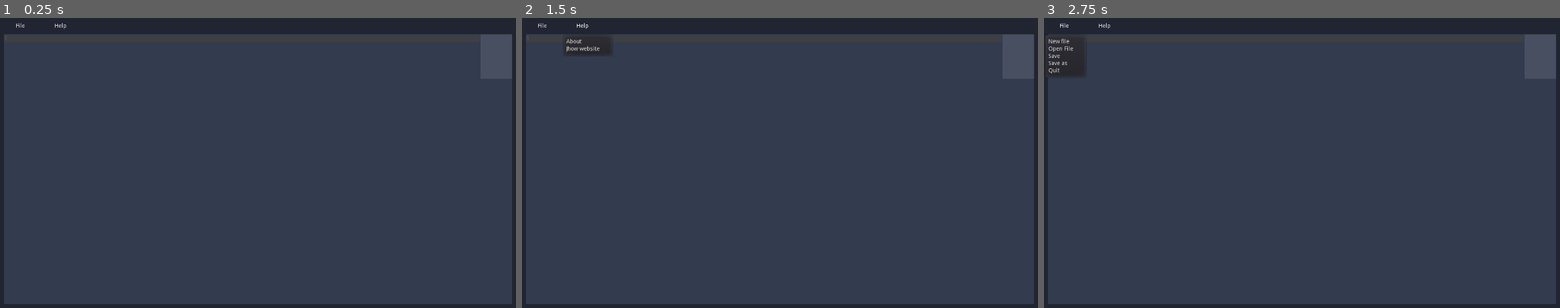
Above: before the commit, frames 1-3 (left to right).
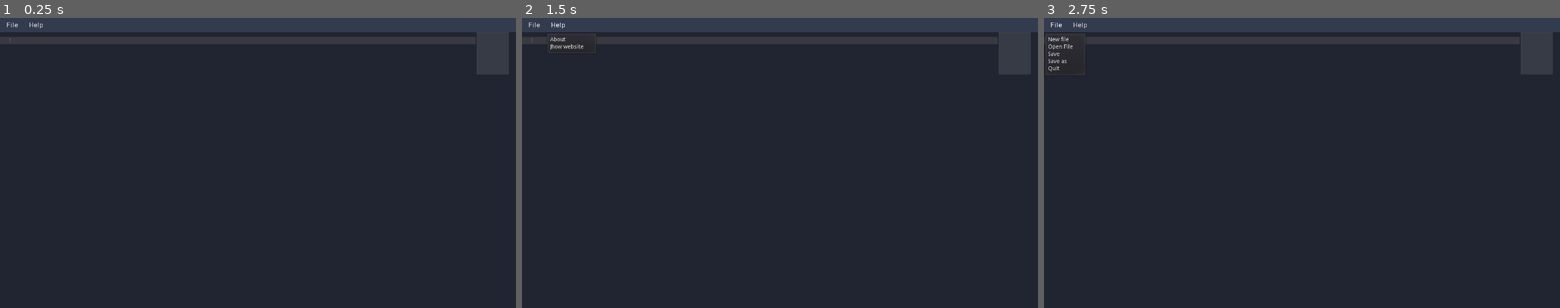
Above: after the commit, the same moments.

Repository: jonathan-santos/godot-text-editor
Game: Godot game, scene res://scenes/main.tscn
Same seed, same stepped clock (60 frames per second), same inputs: the game is played once before the commit and once after it.
Inputs:
- Up to frame 1 (0.25 s): no input
- Up to frame 2 (1.5 s): click "File" at 0.5 s; click "Help" at 1.25 s
- Up to frame 3 (2.75 s): click "File" at 2 s

The runs differ from the first frame. In frame 1, 94% of the frame differs, in the area x 0-100%, y 0-99%; in frame 2, 94%; in frame 3, 93%.

Commit message:
Created folders theme with the default fonts and theme of the application and fonts with the roboto_regular and roboto_bold inside

Diff:
--- a/project.godot
+++ b/project.godot
@@ -23,7 +23,6 @@
 window/size/width=1280
 window/size/height=720
 window/dpi/allow_hidpi=true
-window/stretch/mode="viewport"
 window/stretch/aspect="expand"
 
 [rendering]
--- a/scenes/main.tscn
+++ b/scenes/main.tscn
@@ -1,32 +1,70 @@
-[gd_scene load_steps=2 format=2]
+[gd_scene load_steps=3 format=2]
 
 [ext_resource path="res://scripts/app.gd" type="Script" id=1]
+[ext_resource path="res://theme/default_theme.tres" type="Theme" id=2]
 
 [node name="Main" type="Control"]
 anchor_right = 1.0
 anchor_bottom = 1.0
+theme = ExtResource( 2 )
 script = ExtResource( 1 )
 __meta__ = {
 "_edit_use_anchors_": false
 }
 
-[node name="ColorRect" type="ColorRect" parent="."]
+[node name="Background" type="ColorRect" parent="."]
 anchor_right = 1.0
 anchor_bottom = 1.0
-color = Color( 0.12549, 0.145098, 0.192157, 1 )
+color = Color( 0.2, 0.231373, 0.309804, 1 )
 __meta__ = {
 "_edit_use_anchors_": false
 }
 
-[node name="TextEdit" type="TextEdit" parent="."]
+[node name="Content" type="VBoxContainer" parent="."]
 anchor_right = 1.0
 anchor_bottom = 1.0
-margin_left = 10.0
-margin_top = 40.0
-margin_right = -10.0
-margin_bottom = -10.0
-custom_colors/font_color = Color( 0.556863, 0.564706, 0.584314, 1 )
-custom_colors/background_color = Color( 0.2, 0.231373, 0.309804, 1 )
+custom_constants/separation = 0
+__meta__ = {
+"_edit_use_anchors_": false
+}
+
+[node name="MenuItems" type="HBoxContainer" parent="Content"]
+margin_right = 1280.0
+margin_bottom = 35.0
+grow_horizontal = 2
+grow_vertical = 2
+rect_min_size = Vector2( 0, 35 )
+custom_constants/separation = 0
+
+[node name="File" type="MenuButton" parent="Content/MenuItems"]
+margin_right = 60.0
+margin_bottom = 35.0
+rect_min_size = Vector2( 60, 0 )
+theme = ExtResource( 2 )
+text = "File"
+items = [ "New file", null, 0, false, false, 0, 0, null, "", false, "Open File", null, 0, false, false, 1, 0, null, "", false, "Save", null, 0, false, false, 2, 0, null, "", false, "Save as", null, 0, false, false, 3, 0, null, "", false, "Quit", null, 0, false, false, 4, 0, null, "", false ]
+switch_on_hover = true
+__meta__ = {
+"_edit_use_anchors_": false
+}
+
+[node name="Help" type="MenuButton" parent="Content/MenuItems"]
+margin_left = 60.0
+margin_right = 120.0
+margin_bottom = 35.0
+rect_min_size = Vector2( 60, 0 )
+text = "Help"
+items = [ "About", null, 0, false, false, 0, 0, null, "", false, "Jhow website", null, 0, false, false, 1, 0, null, "", false ]
+switch_on_hover = true
+__meta__ = {
+"_edit_use_anchors_": false
+}
+
+[node name="TextEdit" type="TextEdit" parent="Content"]
+margin_top = 35.0
+margin_right = 1280.0
+margin_bottom = 720.0
+size_flags_vertical = 3
 highlight_current_line = true
 syntax_highlighting = true
 show_line_numbers = true
@@ -56,29 +94,6 @@
 current_dir = "/Users/jonathan/drive/jhow/gamedev/godot/Text Editor"
 current_path = "/Users/jonathan/drive/jhow/gamedev/godot/Text Editor/"
 
-[node name="FileMenu" type="MenuButton" parent="."]
-margin_left = 0.707108
-margin_top = -0.44545
-margin_right = 100.707
-margin_bottom = 39.5546
-text = "File"
-items = [ "New file", null, 0, false, false, 0, 0, null, "", false, "Open File", null, 0, false, false, 1, 0, null, "", false, "Save", null, 0, false, false, 2, 0, null, "", false, "Save as", null, 0, false, false, 3, 0, null, "", false, "Quit", null, 0, false, false, 4, 0, null, "", false ]
-switch_on_hover = true
-__meta__ = {
-"_edit_use_anchors_": false
-}
-
-[node name="HelpMenu" type="MenuButton" parent="."]
-margin_left = 100.0
-margin_right = 200.0
-margin_bottom = 40.0
-text = "Help"
-items = [ "About", null, 0, false, false, 0, 0, null, "", false, "Jhow website", null, 0, false, false, 1, 0, null, "", false ]
-switch_on_hover = true
-__meta__ = {
-"_edit_use_anchors_": false
-}
-
 [node name="AboutWindow" type="WindowDialog" parent="."]
 anchor_left = 0.5
 anchor_top = 0.5
--- a/scripts/app.gd
+++ b/scripts/app.gd
@@ -4,8 +4,9 @@
 const UNTITLED = "Untitled"
 var current_file = UNTITLED
 
-onready var file_menu_popup = $FileMenu.get_popup()
-onready var help_menu_popup = $HelpMenu.get_popup()
+onready var file_menu_popup = $Content/MenuItems/File.get_popup()
+onready var help_menu_popup = $Content/MenuItems/Help.get_popup()
+onready var textedit = $Content/TextEdit
 
 func _ready():
 	file_menu_popup.connect("id_pressed", self, "_on_FileMenu_id_pressed")
@@ -23,7 +24,7 @@
 
 	var f = File.new()
 	f.open(current_file, 2)
-	f.store_string($TextEdit.text)
+	f.store_string(textedit.text)
 	f.close()
 
 func _on_FileMenu_id_pressed(id):
@@ -31,7 +32,7 @@
 		0:
 			current_file = UNTITLED
 			update_window_title()
-			$TextEdit.text = ""
+			textedit.text = ""
 		1:
 			$OpenFileDialog.popup()
 		2:
@@ -53,7 +54,7 @@
 	update_window_title()
 	var f = File.new()
 	f.open(path, 1)
-	$TextEdit.text = f.get_as_text()
+	textedit.text = f.get_as_text()
 	f.close()
 
 func _on_SaveAsFileDialog_file_selected(path):
@@ -61,5 +62,5 @@
 	update_window_title()
 	var f = File.new()
 	f.open(path, 2)
-	f.store_string($TextEdit.text)
+	f.store_string(textedit.text)
 	f.close()
--- /dev/null
+++ b/theme/bold_font.tres
@@ -0,0 +1,7 @@
+[gd_resource type="DynamicFont" load_steps=2 format=2]
+
+[ext_resource path="res://fonts/roboto_bold.ttf" type="DynamicFontData" id=1]
+
+[resource]
+extra_spacing_char = 1
+font_data = ExtResource( 1 )
--- /dev/null
+++ b/theme/default_font.tres
@@ -0,0 +1,7 @@
+[gd_resource type="DynamicFont" load_steps=2 format=2]
+
+[ext_resource path="res://fonts/roboto_regular.ttf" type="DynamicFontData" id=1]
+
+[resource]
+extra_spacing_char = 1
+font_data = ExtResource( 1 )
--- /dev/null
+++ b/theme/default_theme.tres
@@ -0,0 +1,64 @@
+[gd_resource type="Theme" load_steps=4 format=2]
+
+[ext_resource path="res://theme/default_font.tres" type="DynamicFont" id=1]
+
+[sub_resource type="StyleBoxFlat" id=2]
+
+[sub_resource type="StyleBoxFlat" id=3]
+content_margin_left = 20.0
+content_margin_right = 20.0
+content_margin_top = 20.0
+content_margin_bottom = 20.0
+bg_color = Color( 0.12549, 0.145098, 0.192157, 1 )
+
+[resource]
+MenuButton/colors/font_color = Color( 0.88, 0.88, 0.88, 1 )
+MenuButton/colors/font_color_disabled = Color( 1, 1, 1, 0.3 )
+MenuButton/colors/font_color_hover = Color( 0.94, 0.94, 0.94, 1 )
+MenuButton/colors/font_color_pressed = Color( 1, 1, 1, 1 )
+MenuButton/constants/hseparation = 3
+MenuButton/fonts/font = ExtResource( 1 )
+MenuButton/styles/disabled = null
+MenuButton/styles/focus = null
+MenuButton/styles/hover = null
+MenuButton/styles/normal = SubResource( 2 )
+MenuButton/styles/pressed = null
+TextEdit/colors/background_color = Color( 0, 0, 0, 0 )
+TextEdit/colors/bookmark_color = Color( 0.08, 0.49, 0.98, 1 )
+TextEdit/colors/brace_mismatch_color = Color( 1, 0.2, 0.2, 1 )
+TextEdit/colors/breakpoint_color = Color( 0.8, 0.8, 0.4, 0.2 )
+TextEdit/colors/caret_background_color = Color( 0, 0, 0, 1 )
+TextEdit/colors/caret_color = Color( 0.88, 0.88, 0.88, 1 )
+TextEdit/colors/code_folding_color = Color( 0.8, 0.8, 0.8, 0.8 )
+TextEdit/colors/completion_background_color = Color( 0.17, 0.16, 0.2, 1 )
+TextEdit/colors/completion_existing_color = Color( 0.87, 0.87, 0.87, 0.13 )
+TextEdit/colors/completion_font_color = Color( 0.67, 0.67, 0.67, 1 )
+TextEdit/colors/completion_scroll_color = Color( 1, 1, 1, 1 )
+TextEdit/colors/completion_selected_color = Color( 0.26, 0.26, 0.27, 1 )
+TextEdit/colors/current_line_color = Color( 0.25, 0.25, 0.26, 0.8 )
+TextEdit/colors/executing_line_color = Color( 0.2, 0.8, 0.2, 0.4 )
+TextEdit/colors/font_color = Color( 0.88, 0.88, 0.88, 1 )
+TextEdit/colors/font_color_readonly = Color( 0.88, 0.88, 0.88, 0.5 )
+TextEdit/colors/font_color_selected = Color( 0, 0, 0, 1 )
+TextEdit/colors/function_color = Color( 0.4, 0.64, 0.81, 1 )
+TextEdit/colors/line_number_color = Color( 0.67, 0.67, 0.67, 0.4 )
+TextEdit/colors/mark_color = Color( 1, 0.4, 0.4, 0.4 )
+TextEdit/colors/member_variable_color = Color( 0.9, 0.31, 0.35, 1 )
+TextEdit/colors/number_color = Color( 0.92, 0.58, 0.2, 1 )
+TextEdit/colors/safe_line_number_color = Color( 0.67, 0.78, 0.67, 0.6 )
+TextEdit/colors/selection_color = Color( 0.49, 0.49, 0.49, 1 )
+TextEdit/colors/symbol_color = Color( 0.94, 0.94, 0.94, 1 )
+TextEdit/colors/word_highlighted_color = Color( 0.8, 0.9, 0.9, 0.15 )
+TextEdit/constants/completion_lines = 7
+TextEdit/constants/completion_max_width = 50
+TextEdit/constants/completion_scroll_width = 3
+TextEdit/constants/line_spacing = 4
+TextEdit/fonts/font = null
+TextEdit/icons/fold = null
+TextEdit/icons/folded = null
+TextEdit/icons/space = null
+TextEdit/icons/tab = null
+TextEdit/styles/completion = null
+TextEdit/styles/focus = null
+TextEdit/styles/normal = SubResource( 3 )
+TextEdit/styles/read_only = null
Binary file added: fonts/roboto_bold.ttf
Binary file added: fonts/roboto_regular.ttf
